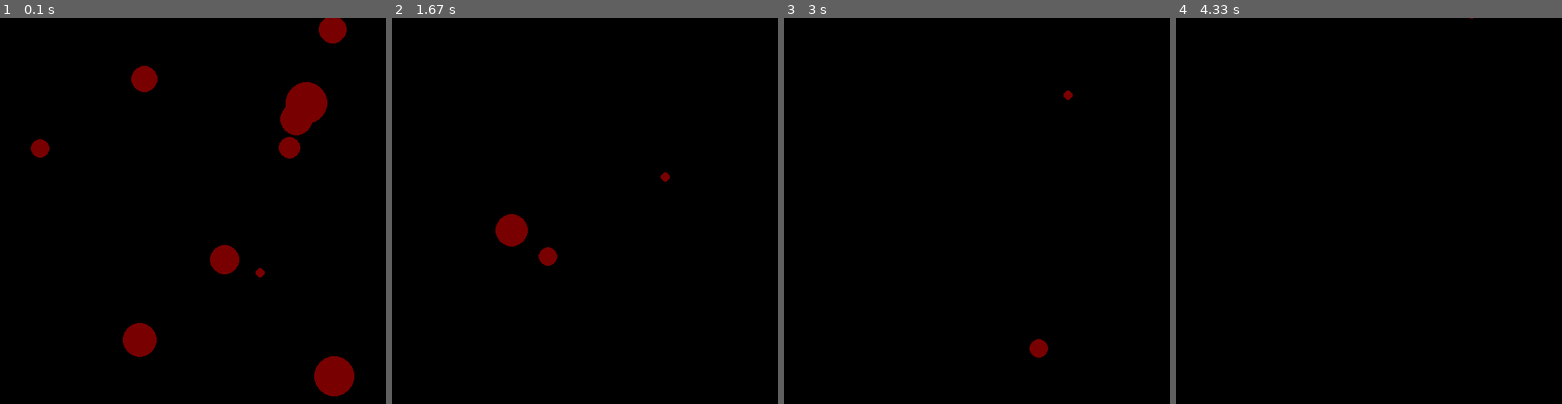
Above: before the commit, frames 1-4 (left to right).
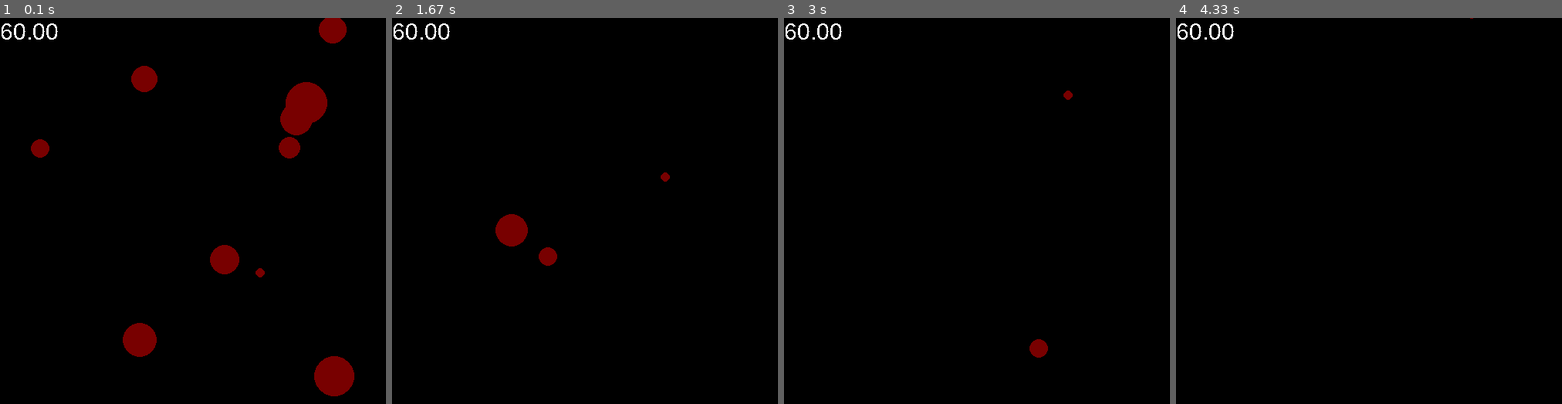
Above: after the commit, the same moments.

Repository: ParentZap/pygames
Game: pygame game, started from bounce-paddle/main.py
Two runs of this game, one before a commit and one after it. Both use one fixed random seed, a clock stepped at 60 frames per second and the inputs below.
Inputs:
- Up to frame 1 (0.1 s): no input
- Up to frame 2 (1.67 s): no input
- Up to frame 3 (3 s): no input
- Up to frame 4 (4.33 s): no input

The runs differ from the first frame. In frame 1, 0.2% of the frame differs, in the area x 0-15%, y 1-6%; in frame 2, 0.2%; in frame 3, 0.2%; in frame 4, 0.2%.

Commit message:
Add fps_display.

Diff:
--- /dev/null
+++ b/bounce-paddle/fps_display.py
@@ -0,0 +1,45 @@
+import pygame
+from pygame.locals import *
+import time
+from entity import Entity
+from game_data import GameData
+
+
+class FpsDisplay(Entity):
+
+    def __init__(self, game_data: GameData, x: int, y: int) -> None:
+        super().__init__(game_data)
+        self.x = x
+        self.y = y
+        self.font = pygame.font.SysFont(name="Helvetica", size=30)
+        self.text_surface = None
+        self.last_frame_time = None
+
+    def top_left(game_data: GameData):
+        return FpsDisplay(game_data, x=0, y=0)
+
+    def add_dirty_rect(self):
+        if self.text_surface:
+            dirty_rect = pygame.Rect(
+                self.x,
+                self.y,
+                self.x + self.text_surface.get_width(),
+                self.y + self.text_surface.get_height())
+            self.game_data.dirty_rects.append(dirty_rect)
+
+    def update(self):
+        self.add_dirty_rect()
+        curr_time = time.time()
+        if self.last_frame_time:
+            time_since = curr_time - self.last_frame_time
+            effective_fps = 1 / time_since
+            self.text_surface = self.font.render(
+                "{:2.2f}".format(effective_fps),
+                False,
+                (255, 255, 255))
+        self.last_frame_time = curr_time
+        self.add_dirty_rect()
+
+    def draw(self):
+        if self.text_surface:
+            self.game_data.display.blit(self.text_surface, (self.x, self.y))
--- a/bounce-paddle/main.py
+++ b/bounce-paddle/main.py
@@ -3,12 +3,14 @@
 from config import *
 from game_data import GameData
 from ball import Ball
+from fps_display import FpsDisplay
 
 
 class App:
 
     def __init__(self) -> None:
         pygame.init()
+        pygame.font.init()
         dirty_rects = []
         entities = []
         display = pygame.display.set_mode((SCREEN_WIDTH, SCREEN_HEIGHT))
@@ -24,7 +26,6 @@
         for entity in self.game_data.entities:
             entity.draw()
 
-        # pygame.display.update()
         pygame.display.update(self.game_data.dirty_rects)
         self.game_data.dirty_rects.clear()
 
@@ -37,6 +38,8 @@
         self.clock = pygame.time.Clock()
         for _ in range(10):
             self.game_data.entities.append(Ball.random(self.game_data))
+
+        self.game_data.entities.append(FpsDisplay.top_left(self.game_data))
 
         while not self.quit:
             self.clock.tick(FPS)
